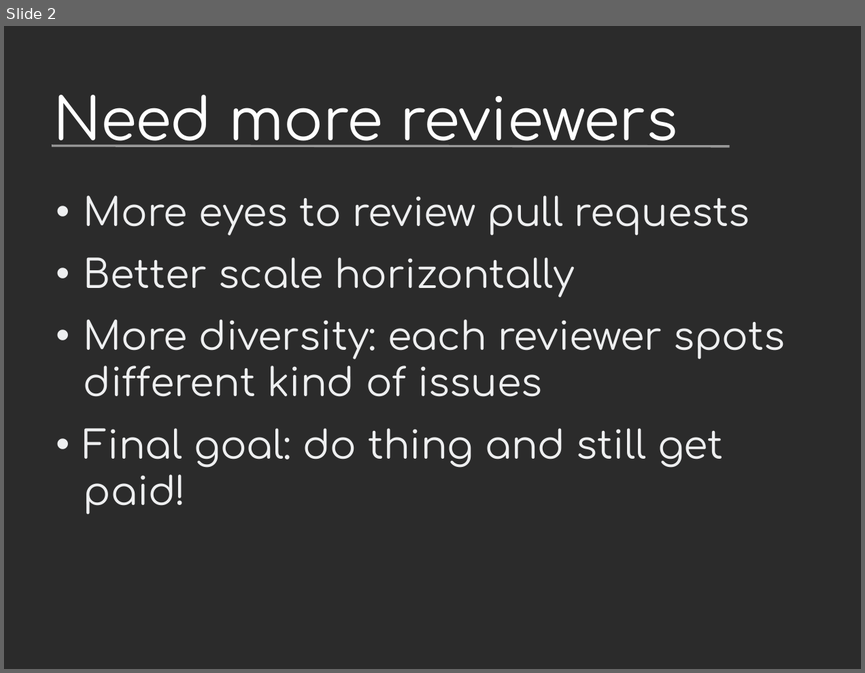
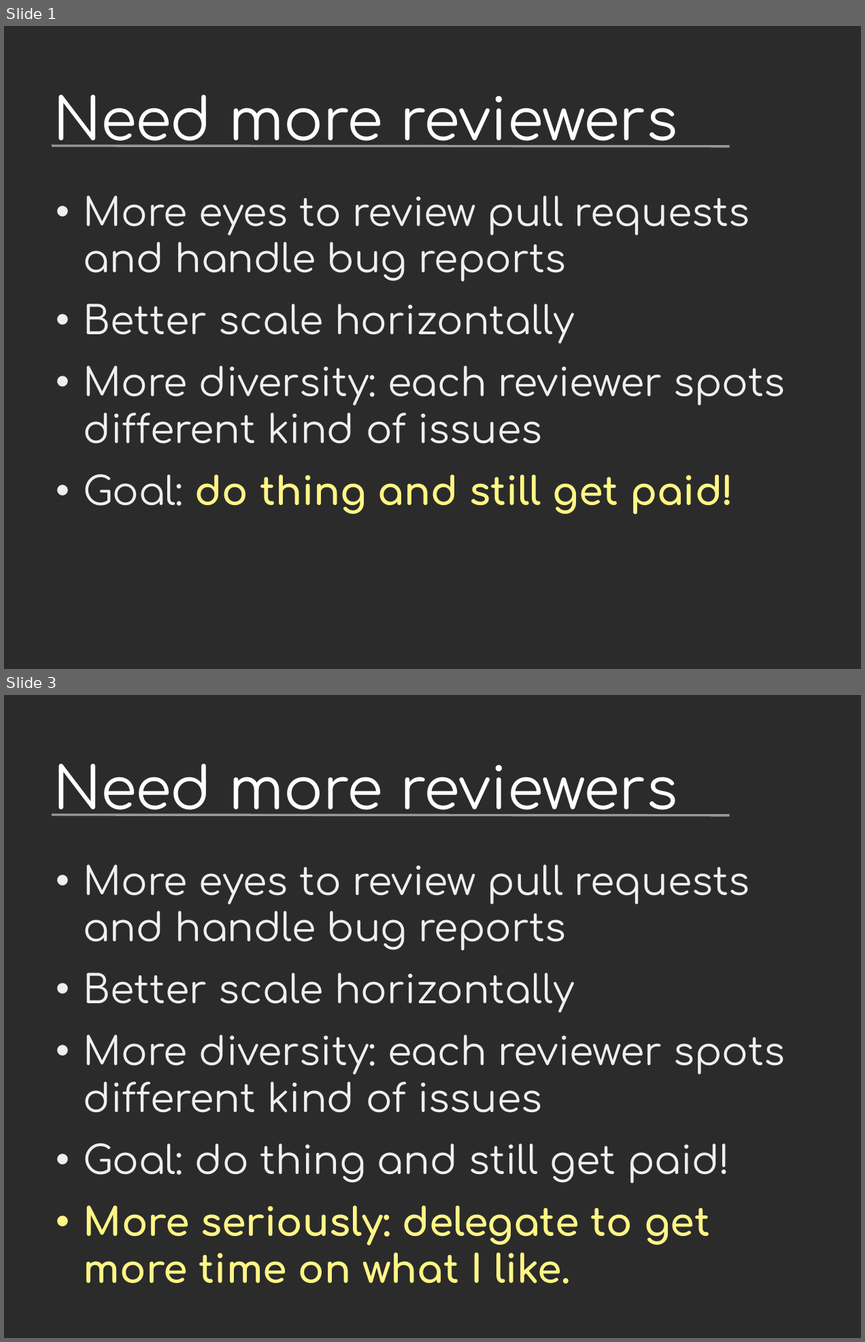
Before and after one commit to vstinner/talks, a slide deck: 2018-PyconUS/contributors.odp. Shown one above the other, each under a label of ours: slide 2 before the commit, slides 1 and 3 after it; the slides between them are not shown. The pictures are 865x673 and 865x1342 pixels, drawn with LibreOffice and Linux fonts; fonts in the diff are those of the drawing; background and template pictures are left out; a plain dark background stands for a picture behind light text. Boxes give left, top, right and bottom in pixels: in the first picture for what was removed or moved away, otherwise in the second. Text is boxed around its words. In the diff, an @@ line names an element or a change of style, - is before the commit and + after.

```diff
--- a/2018-PyconUS/contributors.odp
+++ b/2018-PyconUS/contributors.odp
@@ slide 3 added at (4, 695, 861, 1338), background picture (left out); not listed: 1 template element that a slide beside it also shows @@
@@ title added at (53, 764, 677, 816), 54 pt, text #FFFFFF @@
+Need more reviewers
@@ text added at (84, 864, 785, 1283), 36 pt, text #EEEFF0 @@
+• More eyes to review pull requests and handle bug reports
+• Better scale horizontally
+• More diversity: each reviewer spots different kind of issues
+• Goal: do thing and still get paid!
+• More seriously: delegate to get more time on what I like.
@@ what was slide 2 is now slide 1 @@
@@ slide 1 changed as well @@
@@ text at (84, 195, 749, 282): text changed @@
-• More eyes to review pull requests
+• More eyes to review pull requests and handle bug reports
@@ text at (84, 474, 734, 514): text changed; text colour #EEEFF0 to #FFF685; bold on @@
-• Final goal: do thing and still get paid!
+• Goal: do thing and still get paid!
```
Also in this commit, not shown: 4 other slides changed, 1 other slide added, 3 other files.
